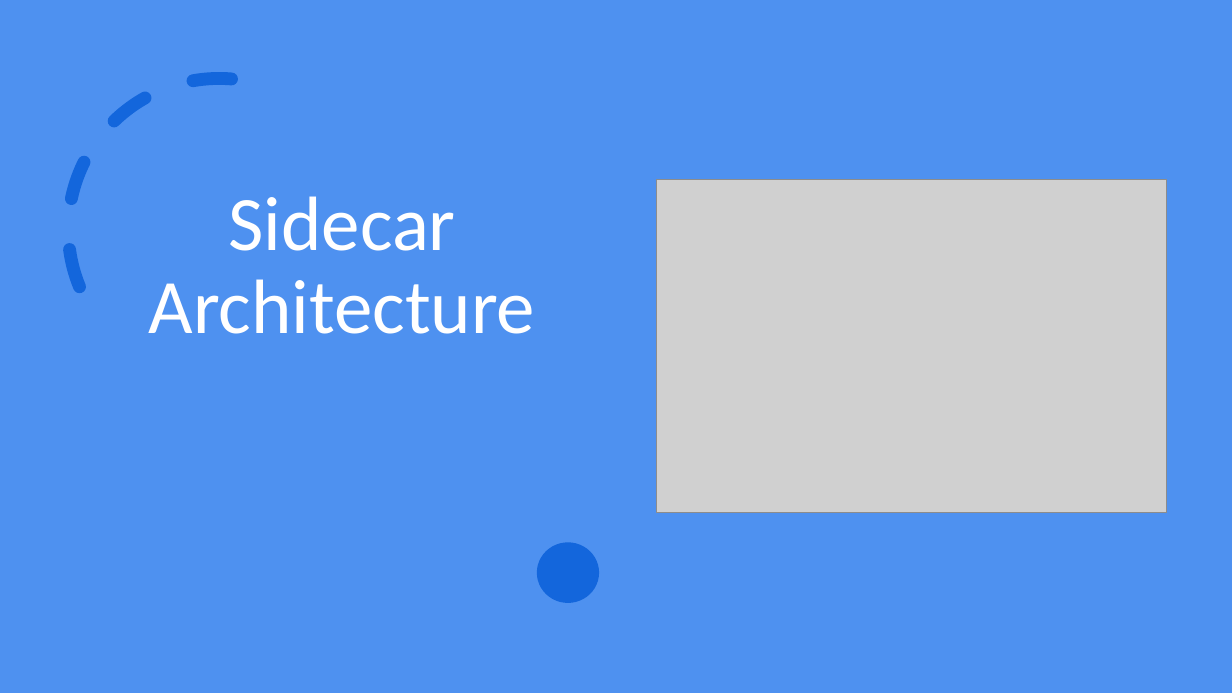
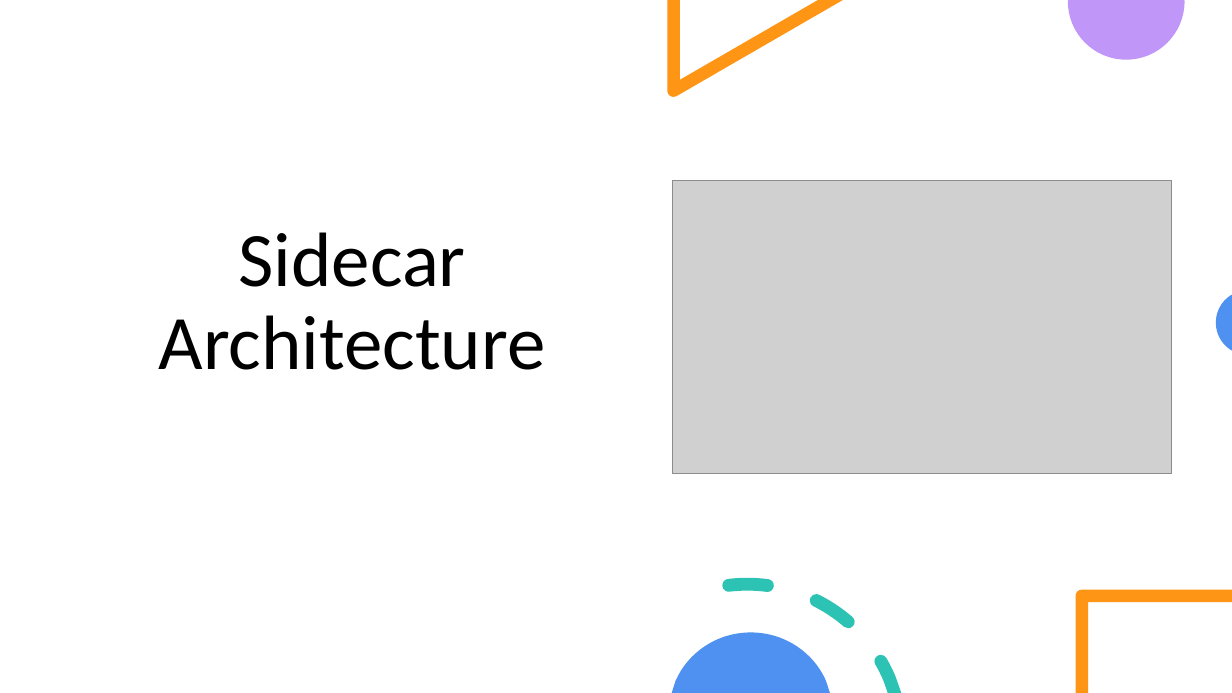
Before and after one commit to rgvna258/DaprDemoApp, a slide deck: slide 16 of files/Dapr-Final.pptx (slide 7 before the commit). Drawn at 1232x693 pixels with LibreOffice and Linux fonts; fonts in the diff are those of the drawing; grey boxes stand for pictures. Boxes give left, top, right and bottom in pixels: in the first picture for what was removed or moved away, otherwise in the second. Text is boxed around its words. In the diff, an @@ line names an element or a change of style, - is before the commit and + after.

```diff
--- a/files/Dapr-Final.pptx
+++ b/files/Dapr-Final.pptx
@@ rectangle at (x1=0, y1=0, x2=1232, y2=693): fill #4E91F0 to #FFFFFF @@
@@ freeform shape added at (x1=667, y1=0, x2=843, y2=97), fill #FF9514 @@
@@ freeform shape added at (x1=1068, y1=0, x2=1185, y2=60), fill #C097F8 @@
@@ arc (boxed as its full ellipse) removed at (x1=52, y1=62, x2=387, y2=397) @@
@@ title "Sidecar Architecture" moved from (x1=148, y1=196, x2=535, y2=334) to (x1=159, y1=232, x2=546, y2=370) @@
@@ title "Sidecar Architecture" at (x1=159, y1=232, x2=546, y2=370): text colour #FFFFFF to #000000 @@
@@ picture resized from (x1=656, y1=179, x2=1166, y2=512) to (x1=672, y1=181, x2=1171, y2=474) @@
@@ freeform shape added at (x1=1216, y1=295, x2=1232, y2=350), fill #4E91F0 @@
@@ ellipse removed at (x1=537, y1=543, x2=599, y2=604) @@
@@ freeform shape added at (x1=723, y1=578, x2=902, y2=693), fill #2CC3B4 @@
@@ freeform shape added at (x1=1076, y1=590, x2=1232, y2=693), fill #FF9514 @@
@@ freeform shape added at (x1=672, y1=632, x2=830, y2=693), fill #4E91F0 @@
```
Also in this commit, not shown: 5 other slides changed, 17 slides added, 1 slide removed.
